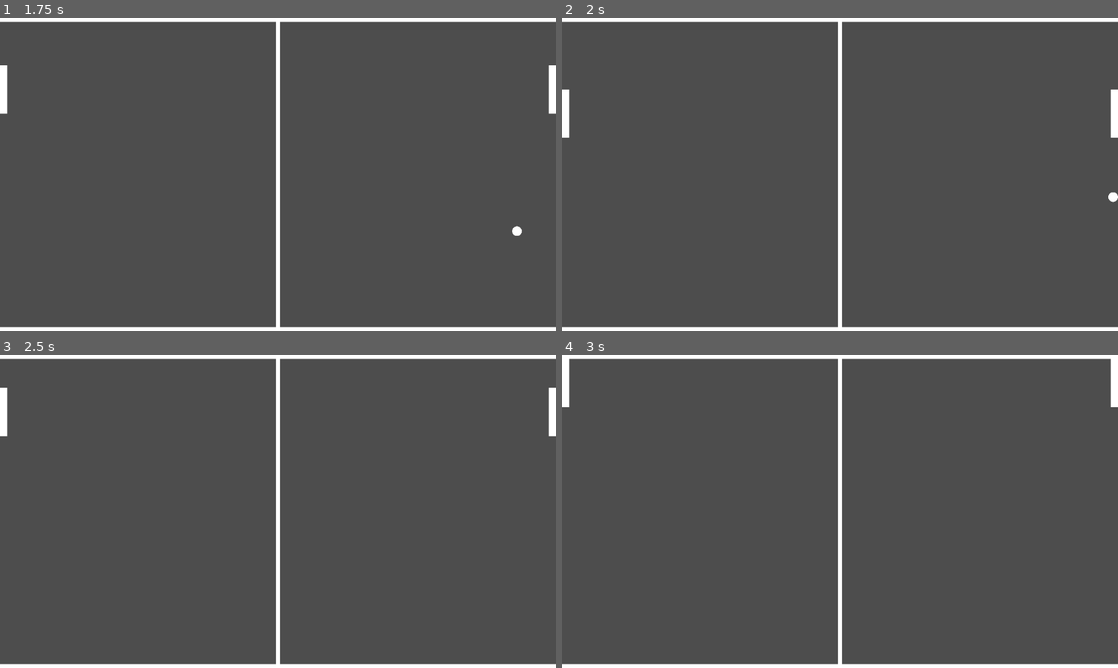
Above: before the commit, frames 1-4 (two rows, left to right).
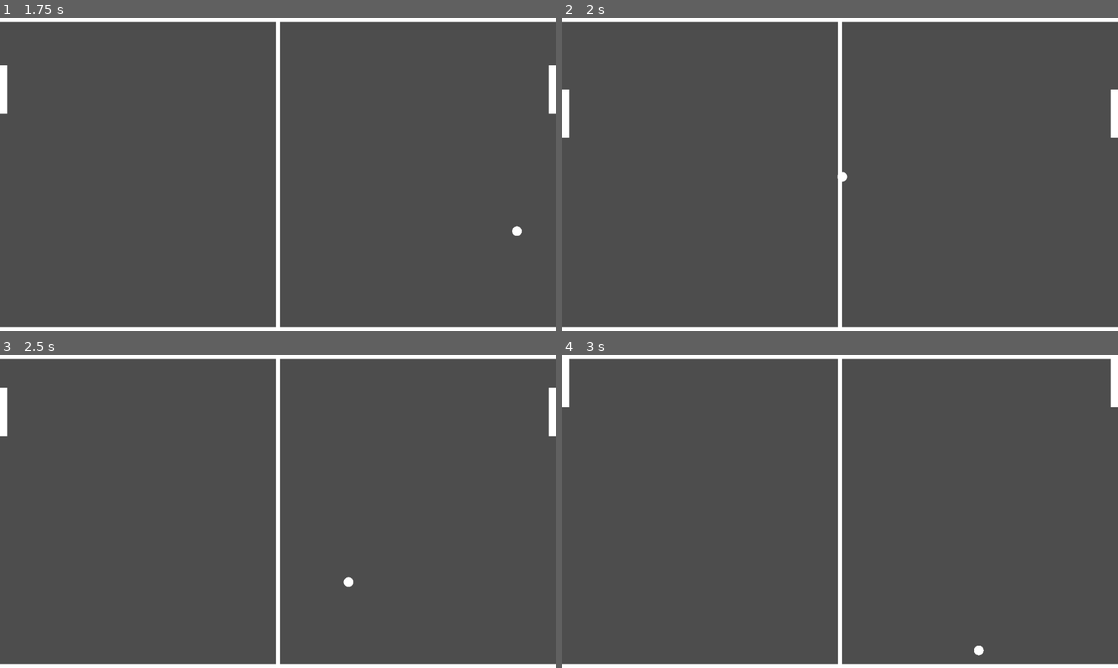
Above: after the commit, the same moments.

Repository: Halfmanification/20gameschallenge_1_pong
Game: Godot game, scene res://scenes/game_board.tscn
Same seed, same stepped clock (60 frames per second), same inputs: the game is played once before the commit and once after it. The project has no main scene, so this scene is started directly.
Inputs:
- Up to frame 1 (1.75 s): hold W (up) 0.53-1.28 s; hold S (down) from 1.28 s (still down)
- Up to frame 2 (2 s): keep holding S (down)
- Up to frame 3 (2.5 s): release S (down) at 2.03 s; hold W (up) from 2.03 s (still down)
- Up to frame 4 (3 s): keep holding W (up)

Frame 1 is identical in both runs. In frame 2, less than 0.1% of the frame differs, in the area x 49-100%, y 49-59%; in frame 3, less than 0.1%; in frame 4, less than 0.1%.

Commit message:
Added score tracking and simple win condition

Diff:
--- a/project.godot
+++ b/project.godot
@@ -13,6 +13,12 @@
 config/name="Pong"
 config/features=PackedStringArray("4.3", "GL Compatibility")
 config/icon="res://icon.svg"
+
+[autoload]
+
+Enums="*res://scripts/enums.gd"
+GameSignals="*res://scripts/game_signals.gd"
+GameState="*res://scripts/game_state.gd"
 
 [display]
 
--- a/scenes/ball.tscn
+++ b/scenes/ball.tscn
@@ -1,6 +1,6 @@
 [gd_scene load_steps=4 format=3 uid="uid://b4y56mugb0pp3"]
 
-[ext_resource type="Script" path="res://scenes/ball.gd" id="1_8plan"]
+[ext_resource type="Script" path="res://scripts/ball.gd" id="1_8plan"]
 [ext_resource type="Texture2D" uid="uid://tatbsfl2ngx3" path="res://art/ping pong ball.png" id="1_ocnw6"]
 
 [sub_resource type="CircleShape2D" id="CircleShape2D_ocwgq"]
--- a/scenes/game_board.tscn
+++ b/scenes/game_board.tscn
@@ -1,6 +1,7 @@
-[gd_scene load_steps=6 format=3 uid="uid://cenunx0xej4uh"]
+[gd_scene load_steps=7 format=3 uid="uid://cenunx0xej4uh"]
 
 [ext_resource type="PackedScene" uid="uid://dpsk0nl5koyb0" path="res://scenes/paddle.tscn" id="1_sscwh"]
+[ext_resource type="PackedScene" uid="uid://dj6c8qdotdli5" path="res://scenes/goal.tscn" id="1_svj8l"]
 [ext_resource type="PackedScene" uid="uid://b4y56mugb0pp3" path="res://scenes/ball.tscn" id="2_54xa7"]
 
 [sub_resource type="RectangleShape2D" id="RectangleShape2D_7u7db"]
@@ -47,6 +48,13 @@
 scale = Vector2(8, 648)
 mesh = SubResource("QuadMesh_tvbf6")
 
+[node name="GoalLeft" parent="Court" instance=ExtResource("1_svj8l")]
+position = Vector2(-15, 324)
+
+[node name="GoalRight" parent="Court" instance=ExtResource("1_svj8l")]
+position = Vector2(1167, 324)
+player_side = 1
+
 [node name="PaddleLeft" parent="." instance=ExtResource("1_sscwh")]
 position = Vector2(7.5, 58)
 
--- /dev/null
+++ b/scenes/goal.tscn
@@ -0,0 +1,12 @@
+[gd_scene load_steps=3 format=3 uid="uid://dj6c8qdotdli5"]
+
+[ext_resource type="Script" path="res://scripts/goal.gd" id="1_hmis8"]
+
+[sub_resource type="RectangleShape2D" id="RectangleShape2D_vsda6"]
+size = Vector2(50, 648)
+
+[node name="Goal" type="Area2D"]
+script = ExtResource("1_hmis8")
+
+[node name="CollisionShape2D" type="CollisionShape2D" parent="."]
+shape = SubResource("RectangleShape2D_vsda6")
--- a/scenes/paddle.gd
+++ /dev/null
@@ -1,15 +0,0 @@
-extends CharacterBody2D
-
-@export var speed = 200
-
-func _physics_process(delta):
-	velocity = Vector2.ZERO
-
-	_handle_input()
-	move_and_slide()
-
-func _handle_input() -> void:
-	if Input.is_action_pressed("up"):
-		velocity.y = -speed
-	if Input.is_action_pressed("down"):
-		velocity.y = speed
--- a/scenes/paddle.tscn
+++ b/scenes/paddle.tscn
@@ -1,6 +1,6 @@
 [gd_scene load_steps=4 format=3 uid="uid://dpsk0nl5koyb0"]
 
-[ext_resource type="Script" path="res://scenes/paddle.gd" id="1_xa285"]
+[ext_resource type="Script" path="res://scripts/paddle.gd" id="1_xa285"]
 
 [sub_resource type="QuadMesh" id="QuadMesh_753vn"]
 
--- a/scenes/ball.gd
+++ b/scripts/ball.gd
@@ -1,10 +1,14 @@
 extends CharacterBody2D
+class_name Ball
 
 @export var initial_speed : float = 400
 @export var initial_angle : float = PI/4
+var initial_position : Vector2
 
 func _ready():
-	velocity = Vector2(cos(initial_angle), sin(initial_angle)) * initial_speed
+	GameSignals.goal_scored.connect(_on_goal_scored)
+	initial_position = position
+	_reset_ball()
 
 func _physics_process(delta) -> void:
 	move_and_slide()
@@ -42,3 +46,10 @@
 
 	velocity.x = -velocity.x
 	return true
+
+func _on_goal_scored(player_side: Enums.PlayerSide) -> void:
+	_reset_ball()
+
+func _reset_ball() -> void:
+	velocity = Vector2(cos(initial_angle), sin(initial_angle)) * initial_speed
+	position = initial_position
--- /dev/null
+++ b/scripts/enums.gd
@@ -0,0 +1,10 @@
+enum PlayerSide {
+	LEFT,
+	RIGHT
+}
+
+enum ControllerScheme {
+	MOUSE,
+	KEYBOARD,
+	GAMEPAD
+}
--- /dev/null
+++ b/scripts/game_signals.gd
@@ -0,0 +1,4 @@
+extends Node
+
+signal goal_scored(player_side: Enums.PlayerSide)
+signal game_won(player_side: Enums.PlayerSide)
--- /dev/null
+++ b/scripts/game_state.gd
@@ -0,0 +1,27 @@
+extends Node
+
+@export var win_score : int = 3
+
+var _player_data := {
+	Enums.PlayerSide.LEFT: {
+		"score": 0
+	},
+	Enums.PlayerSide.RIGHT: {
+		"score": 0
+	}
+}
+
+func _ready():
+	GameSignals.goal_scored.connect(_on_goal_scored)
+
+func _on_goal_scored(player_side: Enums.PlayerSide) -> void:
+	var player = _player_data[player_side]
+
+	player.score += 1
+	if player.score >= win_score:
+		print("Player ", _get_key(player_side), " won the game!")
+		get_tree().call_deferred("quit")
+
+
+func _get_key(player_side: Enums.PlayerSide) -> String:
+	return Enums.PlayerSide.keys()[player_side]
--- /dev/null
+++ b/scripts/goal.gd
@@ -0,0 +1,10 @@
+extends Area2D
+
+@export var player_side : Enums.PlayerSide
+
+func _ready() -> void:
+	body_entered.connect(_on_body_entered)
+
+func _on_body_entered(body: Node2D) -> void:
+	if body is Ball:
+		GameSignals.goal_scored.emit(player_side)
--- /dev/null
+++ b/scripts/paddle.gd
@@ -0,0 +1,36 @@
+extends CharacterBody2D
+
+@export var speed : int = 200
+@export var controller_scheme : Enums.ControllerScheme = Enums.ControllerScheme.KEYBOARD
+
+var initial_x_position : float
+
+func _ready():
+	initial_x_position = position.x
+
+func _physics_process(delta):
+	velocity = Vector2.ZERO
+
+	_handle_input()
+	move_and_slide()
+
+	if initial_x_position != position.x:
+		position = Vector2(initial_x_position, position.y)
+
+func _handle_input() -> void:
+	match controller_scheme:
+		Enums.ControllerScheme.MOUSE:
+			_handle_mouse_inputs()
+		Enums.ControllerScheme.KEYBOARD:
+			_handle_keyboard_and_gamepad_inputs()
+		Enums.ControllerScheme.GAMEPAD:
+			_handle_keyboard_and_gamepad_inputs()
+
+func _handle_mouse_inputs() -> void:
+	pass
+
+func _handle_keyboard_and_gamepad_inputs() -> void:
+	if Input.is_action_pressed("up"):
+		velocity.y = -speed
+	if Input.is_action_pressed("down"):
+		velocity.y = speed
